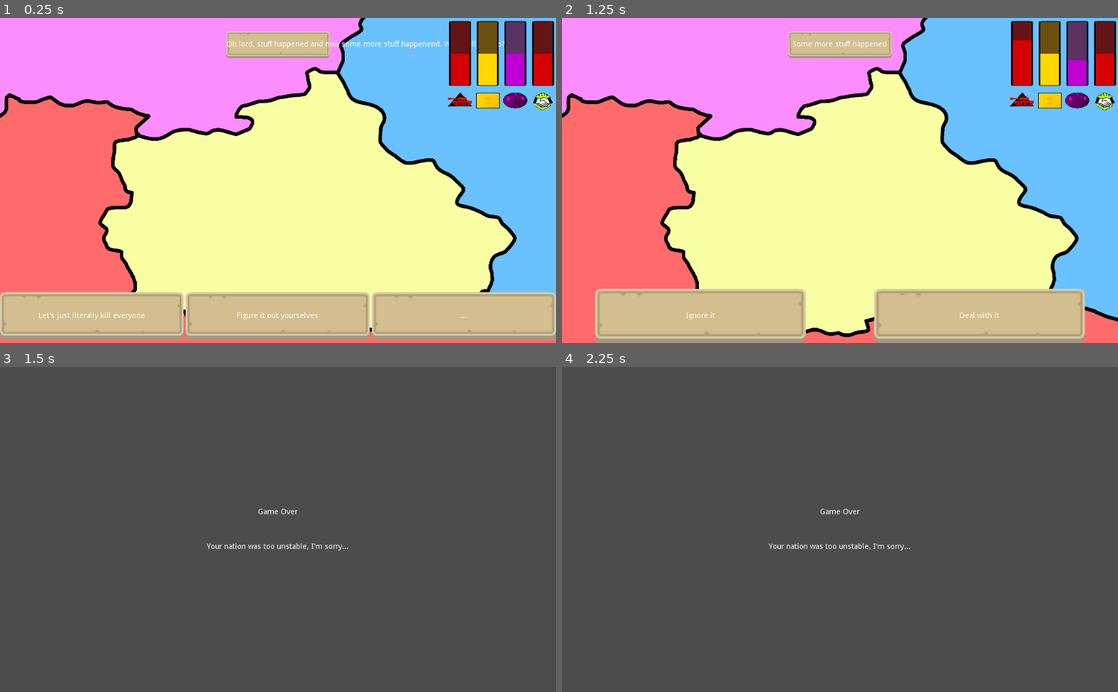
Above: before the commit, frames 1-4 (two rows, left to right).
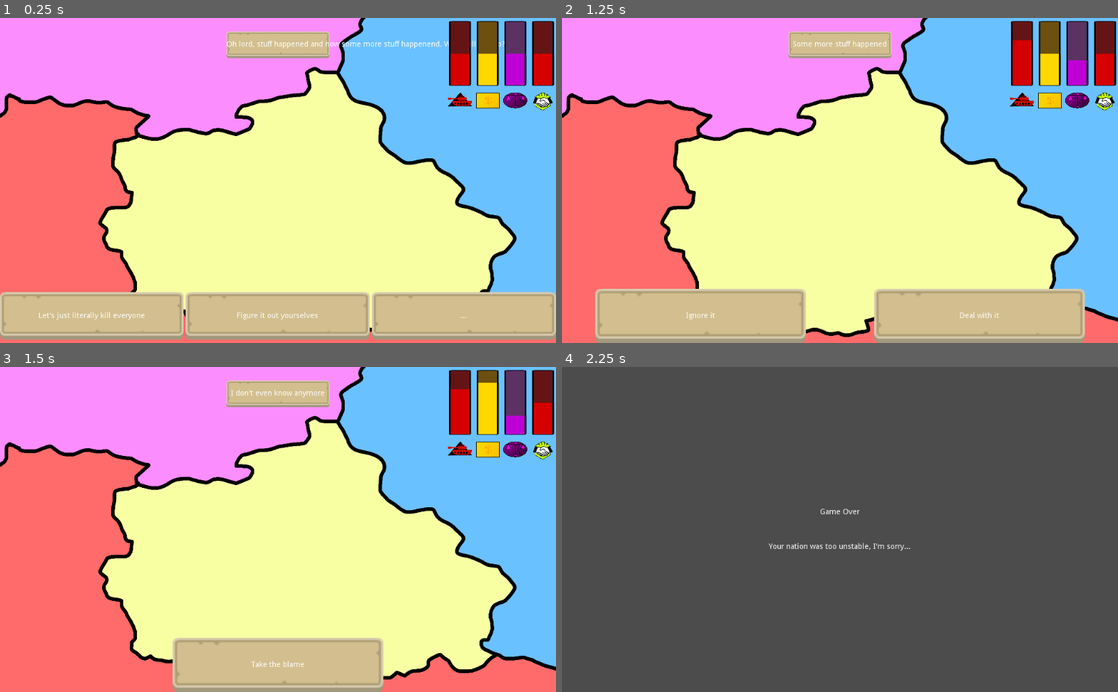
Above: after the commit, the same moments.

Repository: dsg-jam/LD49
Game: Godot game, scene res://scenes/overview.tscn
Two runs of this game, one before a commit and one after it. Both use one fixed random seed, a clock stepped at 60 frames per second and the inputs below.
Inputs (mouse positions are in pixels of both pictures, inside the frame that each line leads up to):
- Up to frame 1 (0.25 s): no input
- Up to frame 2 (1.25 s): click "Let's just literally kill eve…" at 0.5 s
- Up to frame 3 (1.5 s): click "Ignore it" at 1.25 s
- Up to frame 4 (2.25 s): click (840, 666) at 2 s, where only the run after the commit has a clickable "Take the blame"

Frames 1-2 are identical in both runs. In frame 3, 100% of the frame differs, in the area x 0-100%, y 0-100%; in frame 4, nothing differs.
Error after the commit: Assertion failed: ran out of events (res://scripts/manager.gd:64)

Commit message:
make it possible to specify min and max stats for decisions

Diff:
--- a/scripts/events/database.gd
+++ b/scripts/events/database.gd
@@ -9,6 +9,9 @@
 func _init() -> void:
 	self._parse_decisions(DECISIONS_DB.RAW_DECISIONS)
 
+	for gid in self.EVENT_ORDER:
+		assert(gid in self._decisions, "event order gid doesn't exist in database")
+
 func get_decision_from_gid(gid: int) -> LGameDecision:
 	return self._decisions[gid]
 
@@ -19,15 +22,17 @@
 	for raw in data:
 		var decision := LGameDecision.new()
 		decision.from_dict(raw)
-		assert(!decision.gid in self._decisions)
+		assert(!decision.gid in self._decisions, "gid must be unique")
 		self._decisions[decision.gid] = decision
 
 	# verify that requirements can be met (obviously not accounting for dependency loops)
 	for gid in self._decisions:
 		var decision: LGameDecision = self._decisions[gid]
 		for requirement in decision.requirements:
+			if requirement.gid == -1:
+				continue
 			# TODO: if support for other events is added, this needs to be adjusted to support dependencies on them
 			var dependency: LGameDecision = self._decisions[requirement.gid]
-			assert(dependency != null)
+			assert(dependency != null, "required gid not found")
 			if requirement.option_id:
-				assert(dependency.has_option_with_id(requirement.option_id))
+				assert(dependency.has_option_with_id(requirement.option_id), "required decision doesn't have the requested option")
--- a/scripts/events/decision.gd
+++ b/scripts/events/decision.gd
@@ -22,18 +22,49 @@
 	var gid: int
 	var option_id: String
 
-	func matches(event: LGameEvent) -> bool:
-		if self.gid != event.gid:
+	# String -> int (stat -> absolute value)
+	var min_stats: Dictionary
+	# String -> int (stat -> absolute value)
+	var max_stats: Dictionary
+
+	func matches(event: LGameEvent, stats: Dictionary) -> bool:
+		if self.gid != -1 && self.gid != event.gid:
 			return false
 		if self.option_id:
 			var decision := event as LGameDecision
 			if decision != null and self.option_id != decision.get_chosen_option().id:
 				return false
+		for stat in self.min_stats:
+			if stats[stat] < self.min_stats[stat]:
+				return false
+		for stat in self.max_stats:
+			if stats[stat] > self.max_stats[stat]:
+				return false
 		return true
 
 	func from_dict(data: Dictionary) -> void:
-		self.gid = data["gid"] as int
-		self.option_id = data["option_id"] as String
+		if "gid" in data:
+			self.gid = data["gid"] as int
+			self.option_id = data["option_id"] as String
+		else:
+			self.gid = -1
+			self.option_id = ""
+
+		if "min_stats" in data:
+			self.min_stats = data["min_stats"]
+			for stat in self.min_stats:
+				assert(stat is String)
+				assert(self.min_stats[stat] is int)
+		else:
+			self.min_stats = {}
+
+		if "max_stats" in data:
+			self.max_stats = data["max_stats"]
+			for stat in self.max_stats:
+				assert(stat is String)
+				assert(self.max_stats[stat] is int)
+		else:
+			self.max_stats = {}
 
 var prompt: String
 # Option[]
@@ -44,7 +75,7 @@
 var chosen_option: int = -1
 
 func get_chosen_option() -> Option:
-	assert(self.chosen_option != -1)
+	assert(self.chosen_option != -1, "no option chosen yet")
 	return self.options[self.chosen_option]
 
 func has_option_with_id(id: String) -> bool:
@@ -67,7 +98,7 @@
 		var opt := Option.new()
 		opt.from_dict(option)
 		self.options.append(opt)
-	assert(self.options.size() > 0)
+	assert(self.options.size() > 0, "must provide at least one option")
 
 	self.requirements = []
 	if "requirements" in data:
--- a/scripts/events/decisions_db.gd
+++ b/scripts/events/decisions_db.gd
@@ -28,7 +28,8 @@
 	"options": [{
 		"text": "Ignore it",
 		"consequences": {
-			"stability": -100
+			"stability": -10,
+			"money": 30,
 		}
 	}, {
 		"text": "Deal with it",
@@ -42,7 +43,10 @@
 	"prompt": "I don't even know anymore",
 	"requirements": [{
 		"gid": 1,
-		"option_id": "kill"
+		"option_id": "kill",
+		"min_stats": {
+			"money": 60
+		}
 	}],
 	"options": [{
 		"text": "Take the blame",
--- a/scripts/manager.gd
+++ b/scripts/manager.gd
@@ -42,7 +42,7 @@
 		# event not found in history
 		if target_event == null:
 			return false
-		if !requirement.matches(target_event):
+		if !requirement.matches(target_event, stats):
 			return false
 	return true
 
